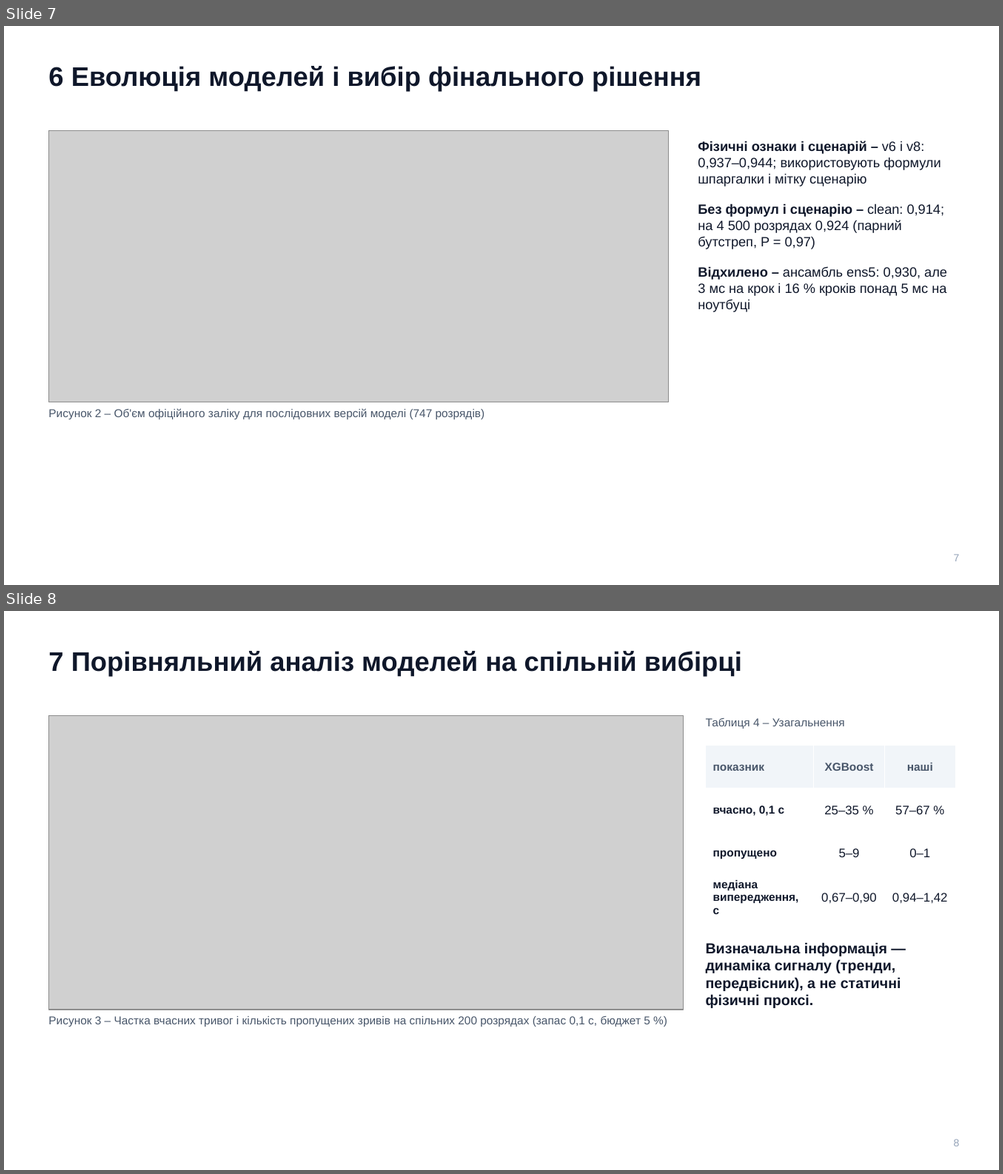
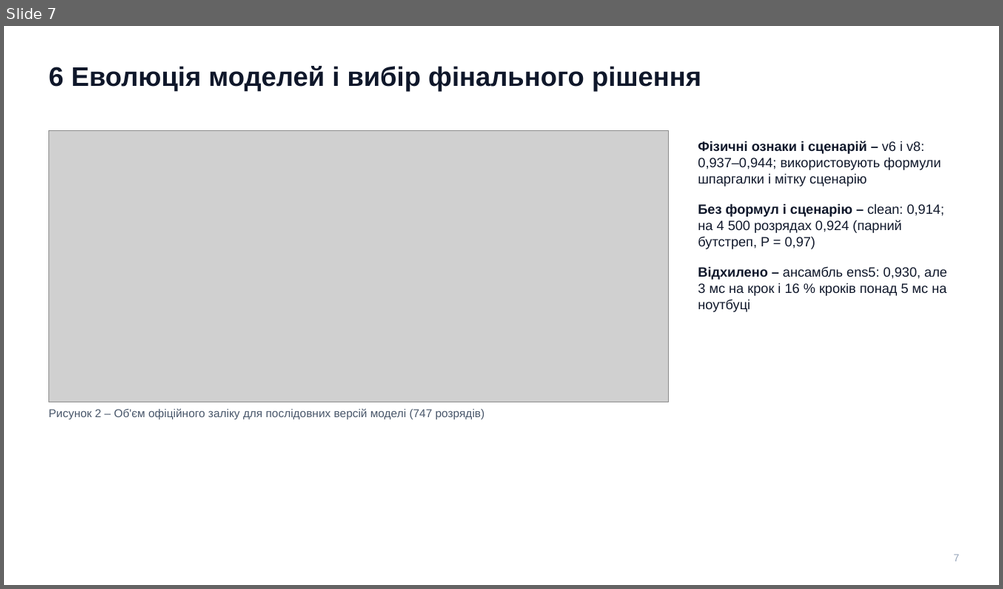
Before and after one commit to llllenah/plasma-disruption-prediction, a slide deck: docs/presentation.pptx. Shown one above the other, each under a label of ours: slides 7 and 8 before the commit, slide 7 after it. The pictures are 1003x1174 and 1003x589 pixels, drawn with LibreOffice and Linux fonts; fonts in the diff are those of the drawing; grey boxes stand for pictures. Boxes give left, top, right and bottom in pixels: in the first picture for what was removed or moved away, otherwise in the second. Text is boxed around its words. In the diff, an @@ line names an element or a change of style, - is before the commit and + after.

Commit message:
Deck: one slide for all tried models, transfer to the fusion-sim engine
Appendix model cards replaced by a single screenshot grid; new section on the
200-discharge fusion-sim run (alarm ROC AUC 0.902 at 0.1 s without retraining,
ImpactNet 34 / 49 with kink saturating to Greenwald). Run summary in results/.

```diff
--- a/docs/presentation.pptx
+++ b/docs/presentation.pptx
@@ slide 8 removed at (4,611,999,1170), background #FFFFFF @@
@@ text removed at (48,651,742,677) @@
-7 Порівняльний аналіз моделей на спільній вибірці
@@ picture removed at (48,715,683,1010) @@
@@ text removed at (706,718,845,729) @@
-Таблиця 4 – Узагальнення
@@ table removed at (706,745,956,918), 4 rows, 3 columns @@
-показник | XGBoost | наші
-вчасно, 0,1 с | 25–35 % | 57–67 %
-пропущено | 5–9 | 0–1
-медіана випередження, с | 0,67–0,90 | 0,94–1,42
@@ text removed at (706,943,901,1008) @@
-Визначальна інформація — динаміка сигналу (тренди, передвісник), а не статичні фізичні проксі.
@@ text removed at (48,1017,650,1027) @@
-Рисунок 3 – Частка вчасних тривог і кількість пропущених зривів на спільних 200 розрядах (запас 0,1 с, бюджет 5 %)
@@ text removed at (953,1139,959,1147) @@
-8
```
Also in this commit, not shown: 4 slides changed, 2 slides added, 7 other slides removed, 6 other files.
